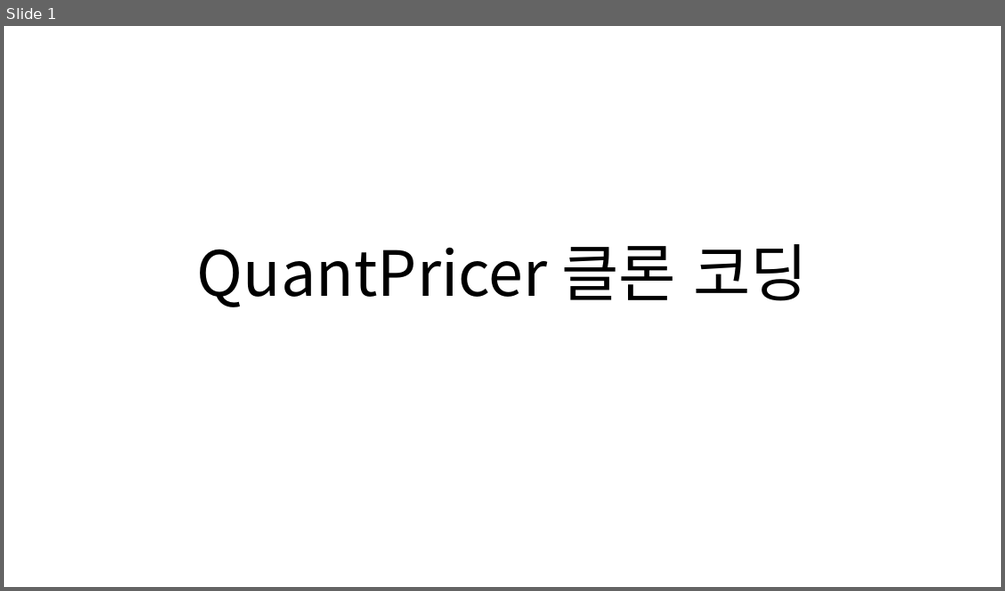
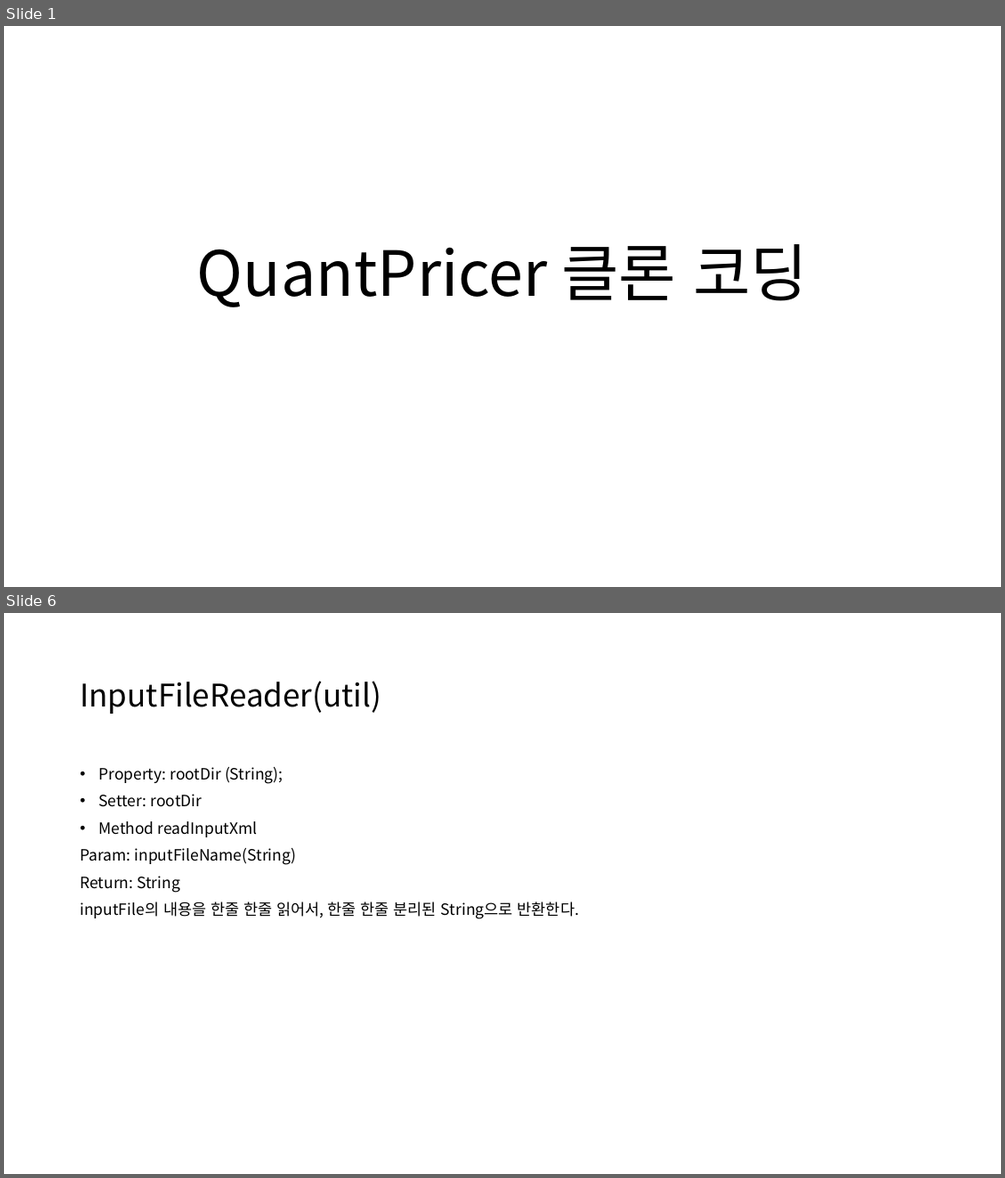
Before and after one commit to kdw1437/SpringHomework_BackEnd, a slide deck: QuantPricer 클론 코딩_240903.pptx. Shown one above the other, each under a label of ours: slide 1 before the commit, slides 1 and 6 after it; the slides between them are not shown. The pictures are 1005x591 and 1005x1178 pixels, drawn with LibreOffice and Linux fonts; fonts in the diff are those of the drawing. Boxes give left, top, right and bottom in pixels: in the first picture for what was removed or moved away, otherwise in the second. Text is boxed around its words. In the diff, an @@ line names an element or a change of style, - is before the commit and + after.

```diff
--- a/QuantPricer 클론 코딩_240903.pptx
+++ b/QuantPricer 클론 코딩_240903.pptx
@@ slide 6 added at bbox=[4, 613, 1001, 1174], background #FFFFFF @@
@@ title added at bbox=[80, 681, 381, 714], 30 pt, text #000000 @@
+InputFileReader(util)
@@ text added at bbox=[80, 767, 579, 919], 15 pt, text #000000 @@
+• Property: rootDir (String);
+• Setter: rootDir
+• Method readInputXml
+Param: inputFileName(String)
+Return: String
+inputFile의 내용을 한줄 한줄 읽어서, 한줄 한줄 분리된 String으로 반환한다.
```
Also in this commit, not shown: 2 slides changed, 5 other slides added.
